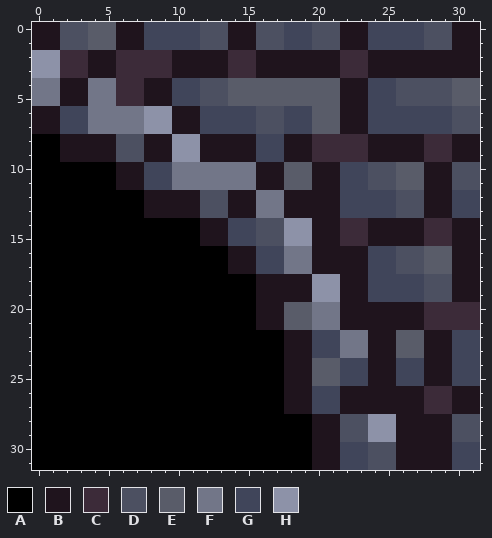
File history of a pixel-art sprite, Game/Assets/Textures/Numbers/59.png. The first picture shows the starting point.
The file is 32x32 pixels.
Palette (. is transparent): A #000000  B #1f141d  C #3c2b39  D #4c5061  E #595c69  F #727688  G #40455a  H #8d92a8
After the commit:
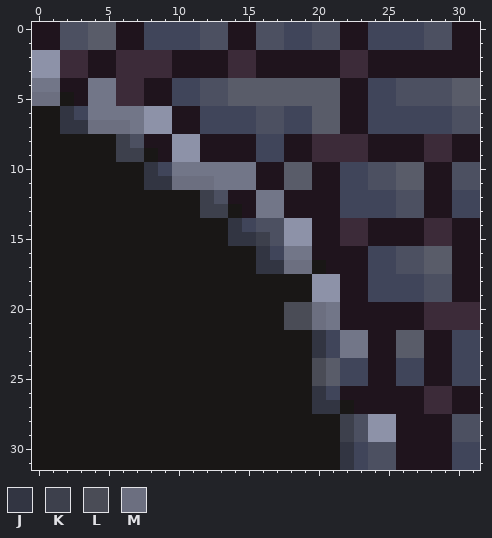
Colours new in this view: J #323542  K #3d404c  L #4a4c56  M #6c6f80
What changed:
colour A: #000000 -> #191716
y 5: x 0..2 FFB -> MMA
y 6: x 0..2 BBG -> AAJ
y 7: x 0..6 BBGGFFF -> AAJJMMM
y 8: x 2..6 BBBBD -> AAAAK
y 9: x 2..8 BBBBDDB -> AAAAKKA
y 10: x 6..8 BBG -> AAJ
y 11: x 6..12 BBGGFFF -> AAJJMMM
y 12: x 8..12 BBBBD -> AAAAK
y 13: x 8..14 BBBBDDB -> AAAAKKA
y 14: x 12..14 BBG -> AAJ
y 15: x 12..16 BBGGD -> AAJJK
y 16: x 14..16 BBG -> AAJ
y 17: x 14..20 BBGGFFB -> AAJJMMA
y 18..19: x 16..19 BBBB -> AAAA
y 20..21: x 16..20 BBEEF -> AALLM
y 22..23: x 18..20 BBG -> AAJ
y 24..25: x 18..20 BBE -> AAL
y 26: x 18..20 BBG -> AAJ
y 27: x 18..22 BBGGB -> AAJJA
y 28..29: x 20..22 BBD -> AAK
y 30..31: x 20..22 BBG -> AAJ
